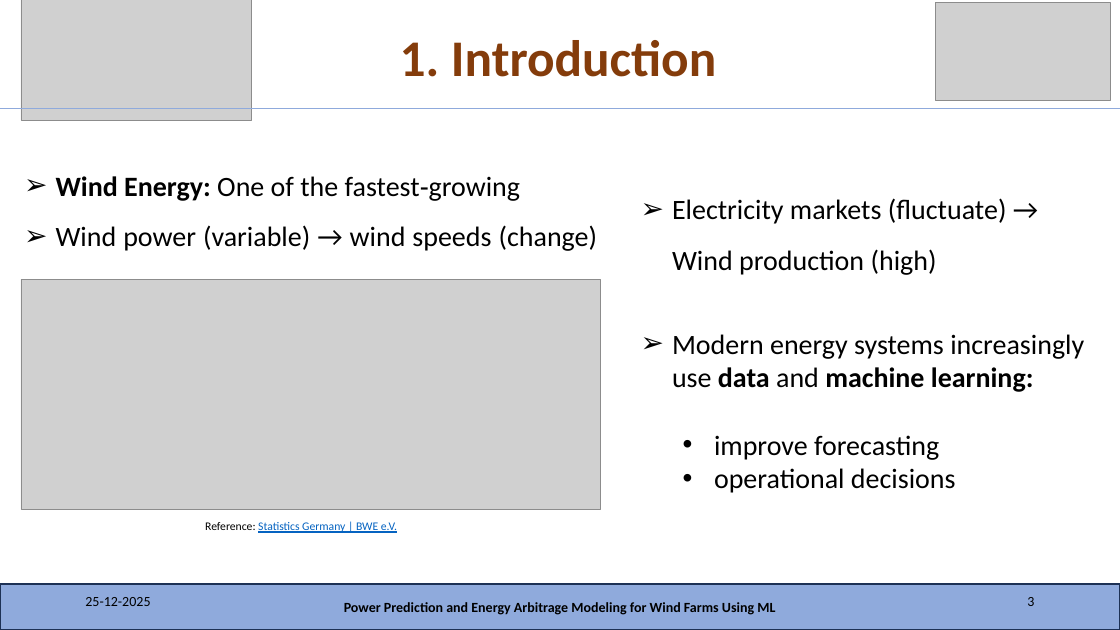
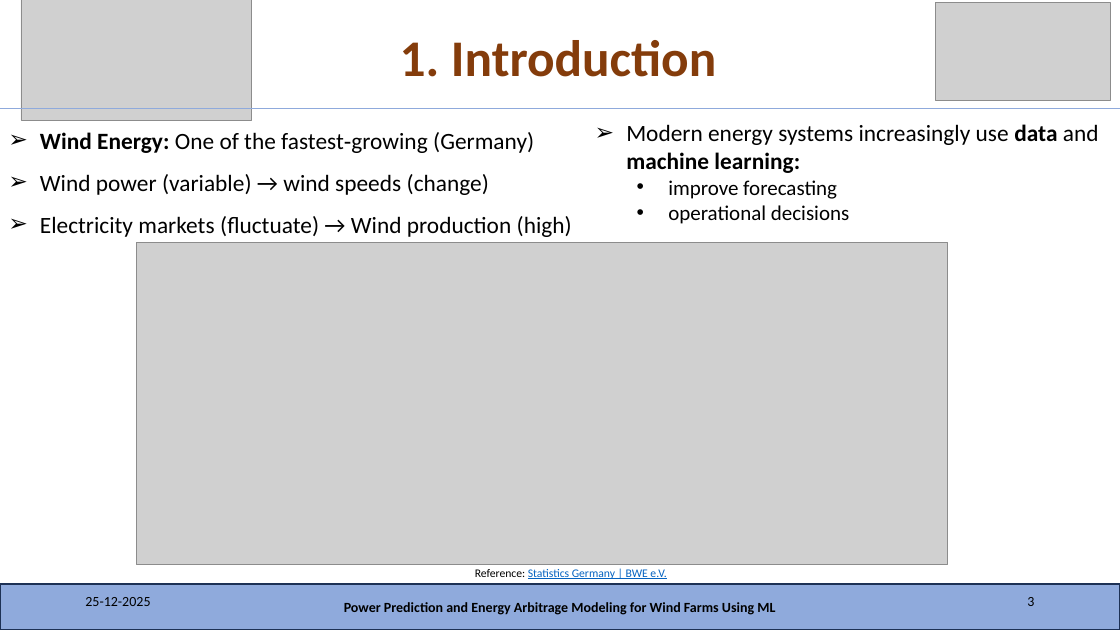
Before and after one commit to MadhaveshG/wind-h2-arbitrage, a slide deck: slide 3 of Presentation/Presentation_06_01_2026.pptx. Drawn at 1120x630 pixels with LibreOffice and Linux fonts; fonts in the diff are those of the drawing; grey boxes stand for pictures. Boxes give left, top, right and bottom in pixels: in the first picture for what was removed or moved away, otherwise in the second. Text is boxed around its words. In the diff, an @@ line names an element or a change of style, - is before the commit and + after.

```diff
--- a/Presentation/Presentation_06_01_2026.pptx
+++ b/Presentation/Presentation_06_01_2026.pptx
@@ text "Wind Energy: One of the ...": place and size @@
-text "Wind Energy: One of the ..." at <box>56,176,598,251</box>
+text "Wind Energy: One of the ..." at <box>40,132,572,237</box>
@@ text "Modern energy systems increasingly use ...": place and size @@
-text "Modern energy systems increasingly use ..." at <box>672,198,1084,493</box>
+text "Modern energy systems increasingly use ..." at <box>626,124,1099,224</box>
@@ text "Modern energy systems increasingly use ..." at <box>626,124,1099,224</box>: size 24 to 20 pt in "Modern energy systems increasingly use data and ..."; size 24 to 18 pt in "improve forecasting", "operational decisions" @@
@@ text at <box>40,132,534,153</box>: text changed; size 24 to 20 pt @@
-➢ Wind Energy: One of the fastest‑growing
+➢ Wind Energy: One of the fastest‑growing (Germany)
@@ text at <box>40,174,489,195</box>: size 24 to 20 pt in "Wind power (variable) → wind speeds (change)" @@
@@ text at <box>672,198,1007,275</box>: paragraph removed @@
-➢ Electricity markets (fluctuate) → Wind production (high)
@@ text at <box>40,216,572,237</box>: paragraph added @@
+➢ Electricity markets (fluctuate) → Wind production (high)
@@ picture: place and size @@
-picture at <box>21,279,601,509</box>
+picture at <box>136,242,948,565</box>
@@ text "Reference: Statistics Germany | BWE ...": place and size @@
-text "Reference: Statistics Germany | BWE ..." at <box>205,521,397,534</box>
+text "Reference: Statistics Germany | BWE ..." at <box>475,569,666,579</box>
```
Also in this commit, not shown: 2 other slides changed, 4 slides added, 5 other files.
